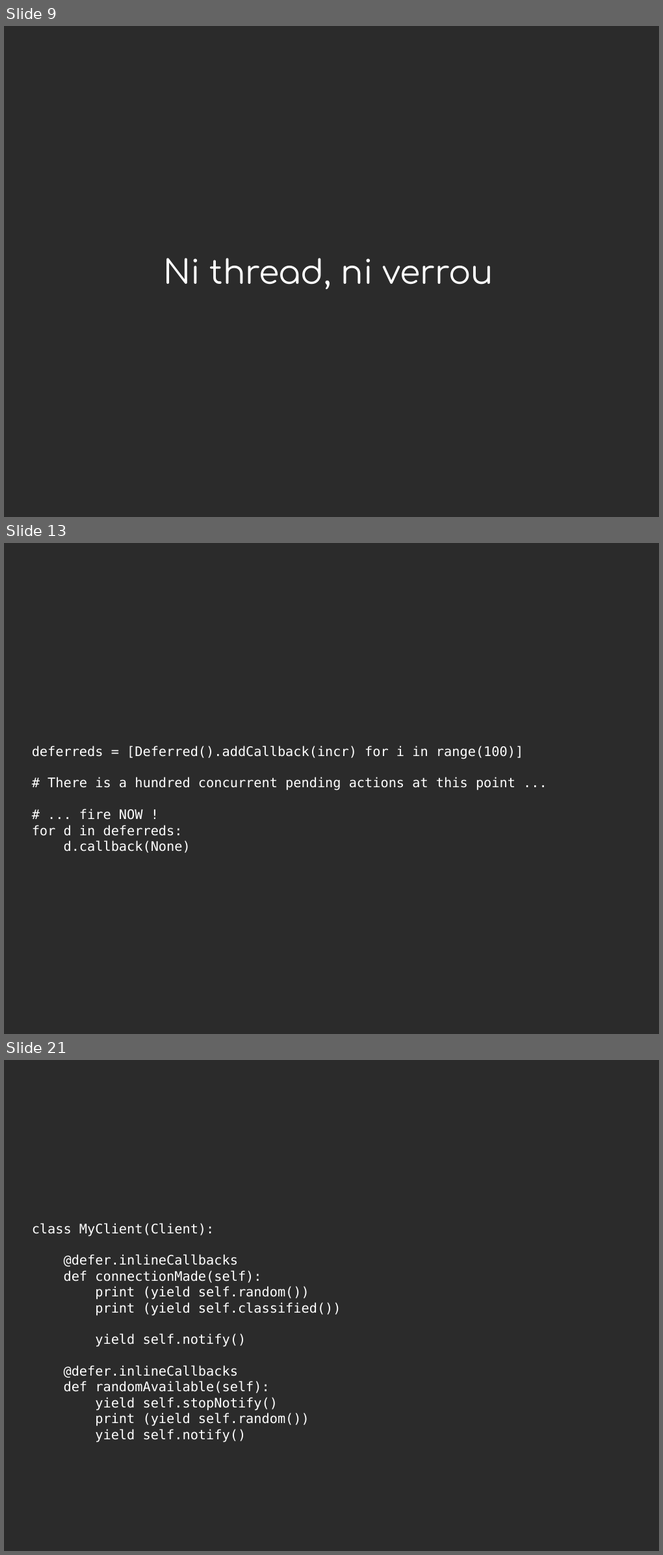
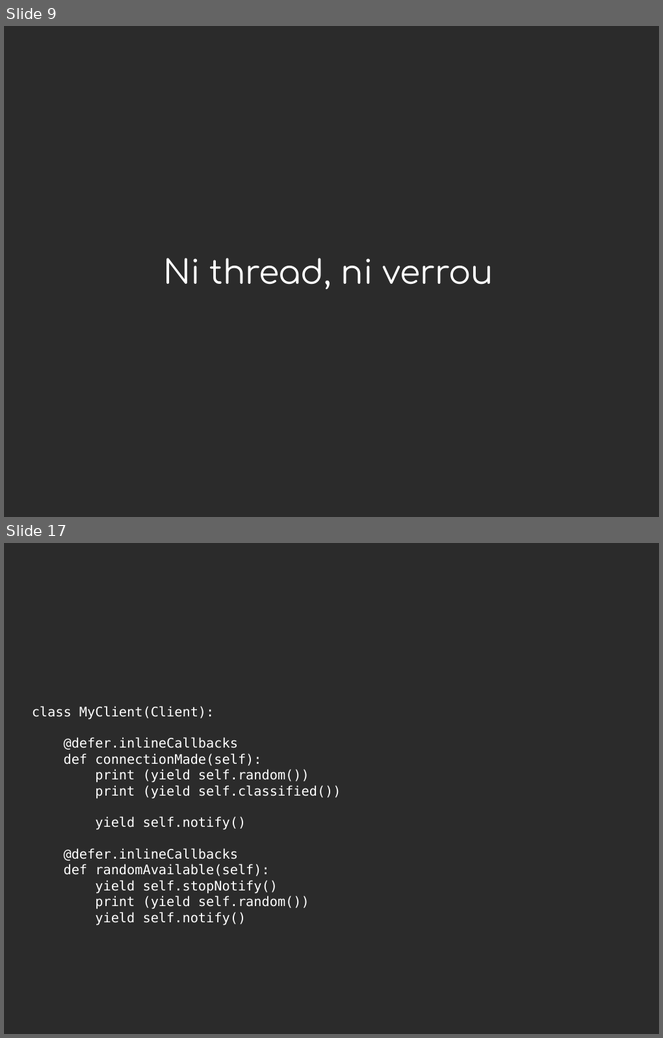
Before and after one commit to jdb/jdb.github.com, a slide deck: imap_idle/pycon-presentation/imap-idle-makingoff.odp. Shown one above the other, each under a label of ours: slides 9, 13 and 21 before the commit, slides 9 and 17 after it; the slides between them are not shown. The pictures are 663x1555 and 663x1038 pixels, drawn with LibreOffice and Linux fonts; fonts in the diff are those of the drawing; background and template pictures are left out; a plain dark background stands for a picture behind light text. Boxes give left, top, right and bottom in pixels: in the first picture for what was removed or moved away, otherwise in the second. Text is boxed around its words. In the diff, an @@ line names an element or a change of style, - is before the commit and + after.

```diff
--- a/imap_idle/pycon-presentation/imap-idle-makingoff.odp
+++ b/imap_idle/pycon-presentation/imap-idle-makingoff.odp
@@ slide 13 removed at (4, 543, 659, 1034), background picture (left out) @@
@@ title removed at (32, 746, 523, 853) @@
-deferreds = [Deferred().addCallback(incr) for i in range(100)]
-# There is a hundred concurrent pending actions at this point ...
-# ... fire NOW !
-for d in deferreds:
-d.callback(None)
@@ what was slide 21 is now slide 17 @@
```
Also in this commit, not shown: 10 slides changed, 13 slides added, 11 other slides removed, 4 other files.
